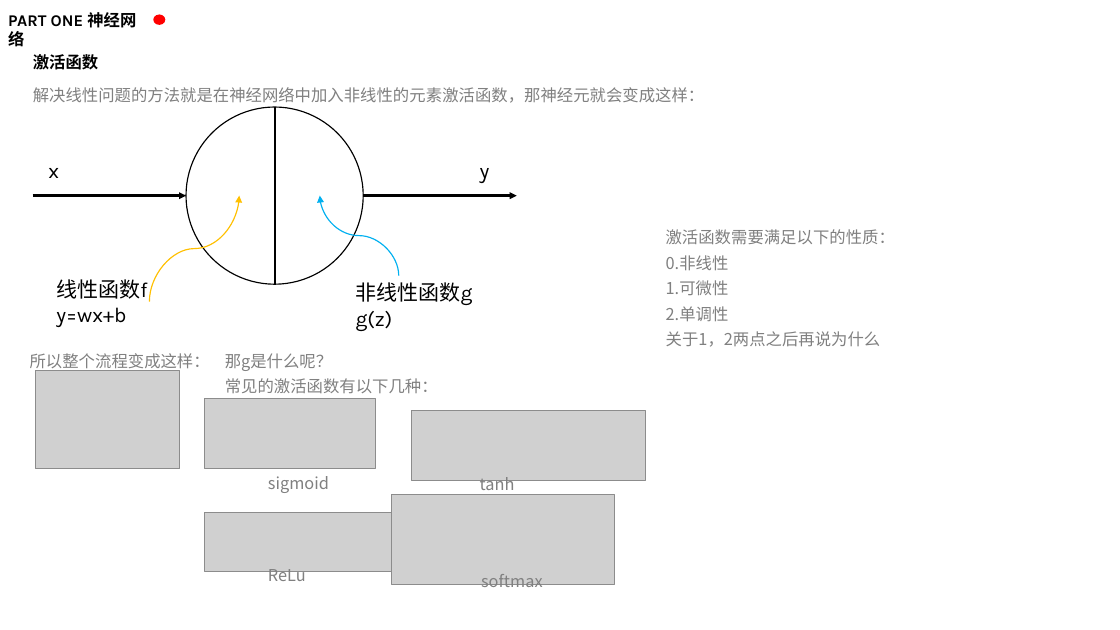
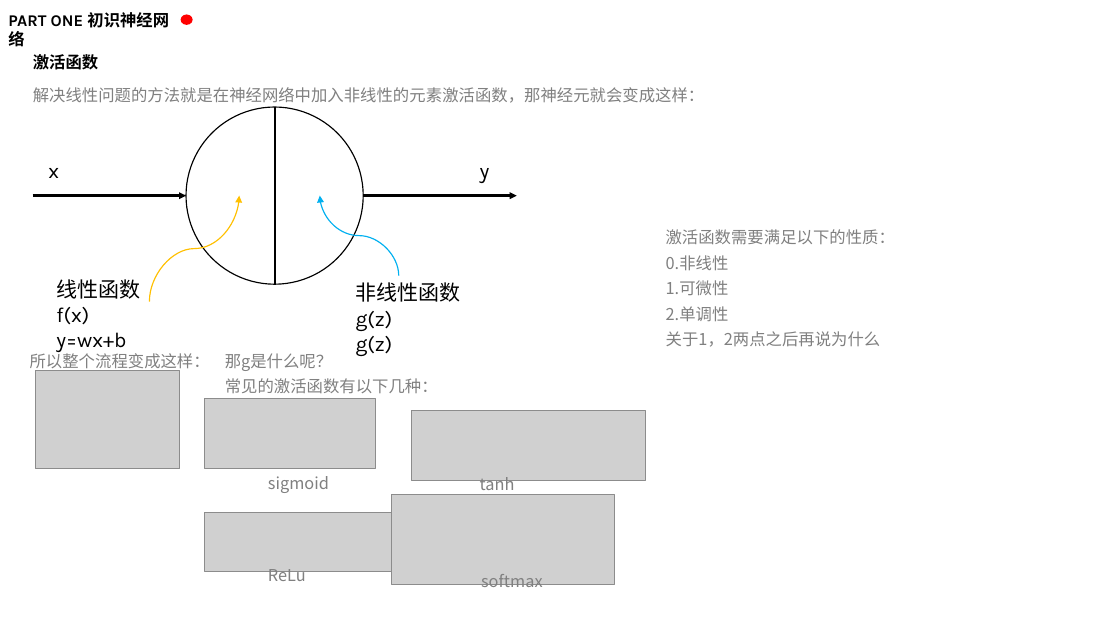
Before and after one commit to kaixinbaba/rlshare, a slide deck: slide 9 of 机器学习分享-神经网络.pptx. Drawn at 1120x630 pixels with LibreOffice and Linux fonts; fonts in the diff are those of the drawing; grey boxes stand for pictures; background and template pictures are left out. Boxes give left, top, right and bottom in pixels: in the first picture for what was removed or moved away, otherwise in the second. Text is boxed around its words. In the diff, an @@ line names an element or a change of style, - is before the commit and + after.

```diff
--- a/机器学习分享-神经网络.pptx
+++ b/机器学习分享-神经网络.pptx
@@ text at [8, 12, 169, 51]: text changed @@
-PART ONE 神经网络
+PART ONE 初识神经网络
@@ ellipse: place and size @@
-ellipse at [154, 14, 166, 24]
+ellipse at [181, 14, 192, 24]
@@ text at [56, 279, 140, 325]: text changed @@
-线性函数f
+线性函数f(x)
@@ text at [356, 282, 461, 331]: text changed @@
-非线性函数g
+非线性函数g(z)
```
Also in this commit, not shown: 7 other slides changed, 2 slides added, 3 slides removed.
